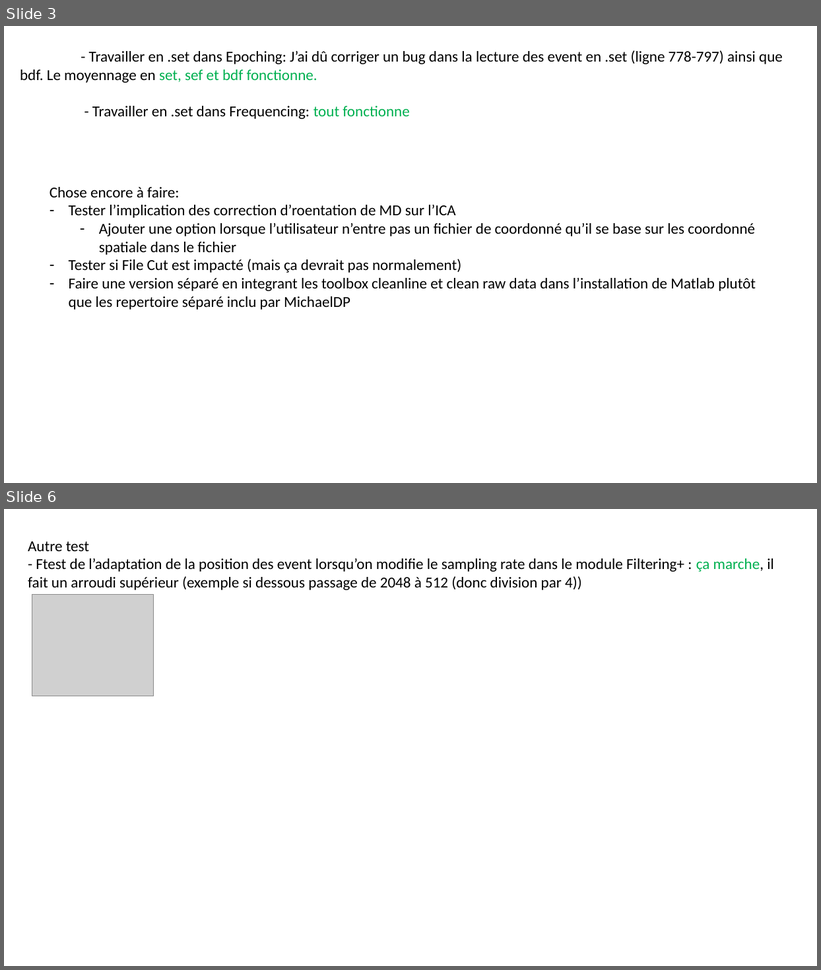
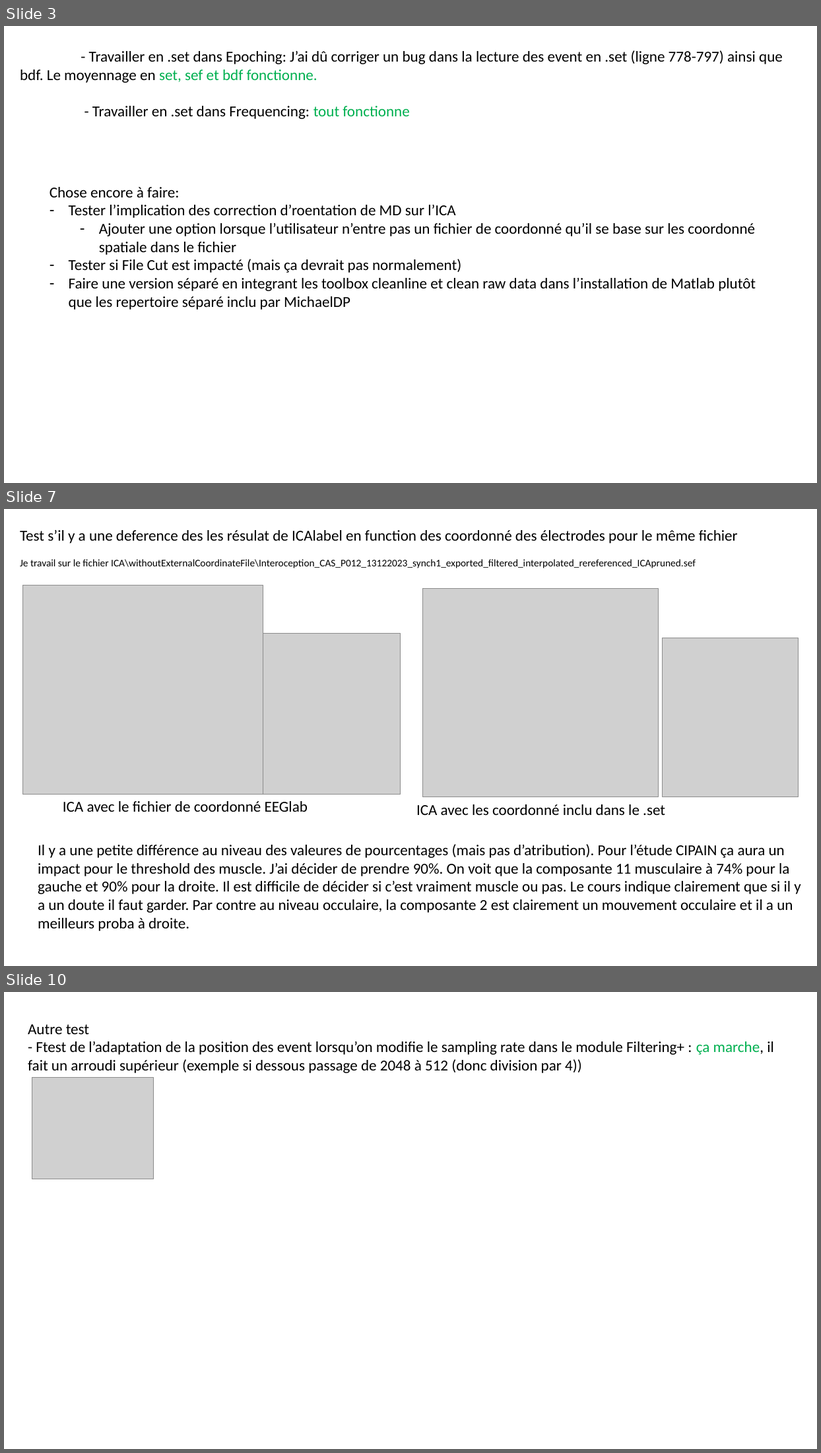
Before and after one commit to DePrettoM/EEGpal, a slide deck: working_doc/Test_EEpal_v1_1_merged.pptx. Shown one above the other, each under a label of ours: slides 3 and 6 before the commit, slides 3, 7 and 10 after it; the slides between them are not shown. The pictures are 821x970 and 821x1453 pixels, drawn with LibreOffice and Linux fonts; fonts in the diff are those of the drawing; grey boxes stand for pictures. Boxes give left, top, right and bottom in pixels: in the first picture for what was removed or moved away, otherwise in the second. Text is boxed around its words. In the diff, an @@ line names an element or a change of style, - is before the commit and + after.

```diff
--- a/working_doc/Test_EEpal_v1_1_merged.pptx
+++ b/working_doc/Test_EEpal_v1_1_merged.pptx
@@ slide 7 added at [4,509,817,966], background #FFFFFF @@
@@ text added at [20,530,738,543], 18 pt, text #000000 @@
+Test s’il y a une deference des les résulat de ICAlabel en function des coordonné des électrodes pour le même fichier
@@ text added at [20,559,696,568], 12 pt, text #000000 @@
+Je travail sur le fichier ICA\withoutExternalCoordinateFile\Interoception_CAS_P012_13122023_synch1_exported_filtered_interpolated_rereferenced_ICApruned.sef
@@ picture added at [22,586,263,795] @@
@@ picture added at [422,588,659,797] @@
@@ picture added at [263,634,401,795] @@
@@ picture added at [663,638,799,797] @@
@@ text added at [63,801,308,812], 18 pt, text #000000 @@
+ICA avec le fichier de coordonné EEGlab
@@ text added at [416,805,665,815], 18 pt, text #000000 @@
+ICA avec les coordonné inclu dans le .set
@@ text added at [38,844,801,931], 18 pt, text #000000 @@
+Il y a une petite différence au niveau des valeures de pourcentages (mais pas d’atribution). Pour l’étude CIPAIN ça aura un impact pour le threshold des muscle. J’ai décider de prendre 90%. On voit que la composante 11 musculaire à 74% pour la gauche et 90% pour la droite. Il est difficile de décider si c’est vraiment muscle ou pas. Le cours indique clairement que si il y a un doute il faut garder. Par contre au niveau occulaire, la composante 2 est clairement un mouvement occulaire et il a un meilleurs proba à droite.
@@ what was slide 6 is now slide 10 @@
```
Also in this commit, not shown: 2 slides changed, 3 other slides added, 9 other files.
